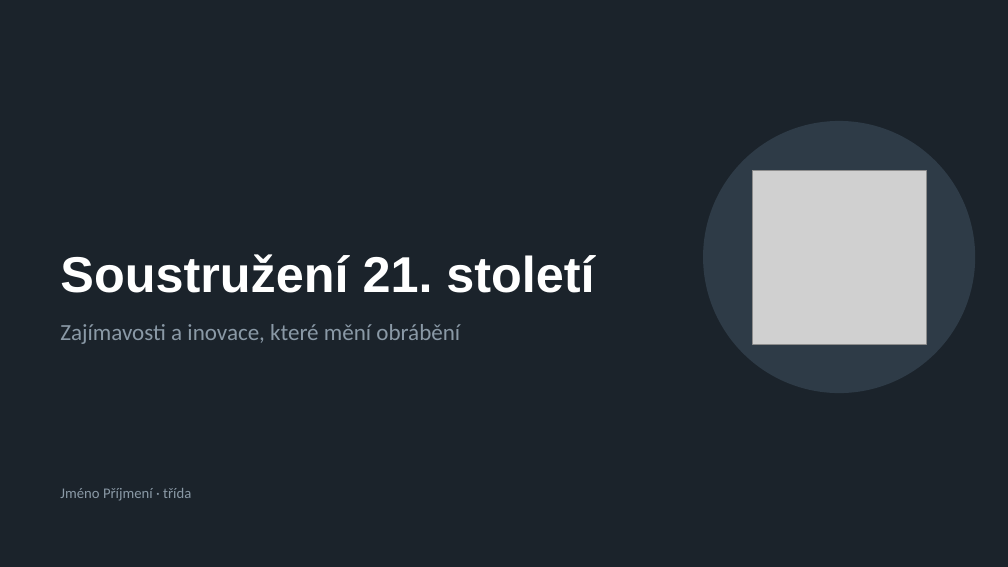
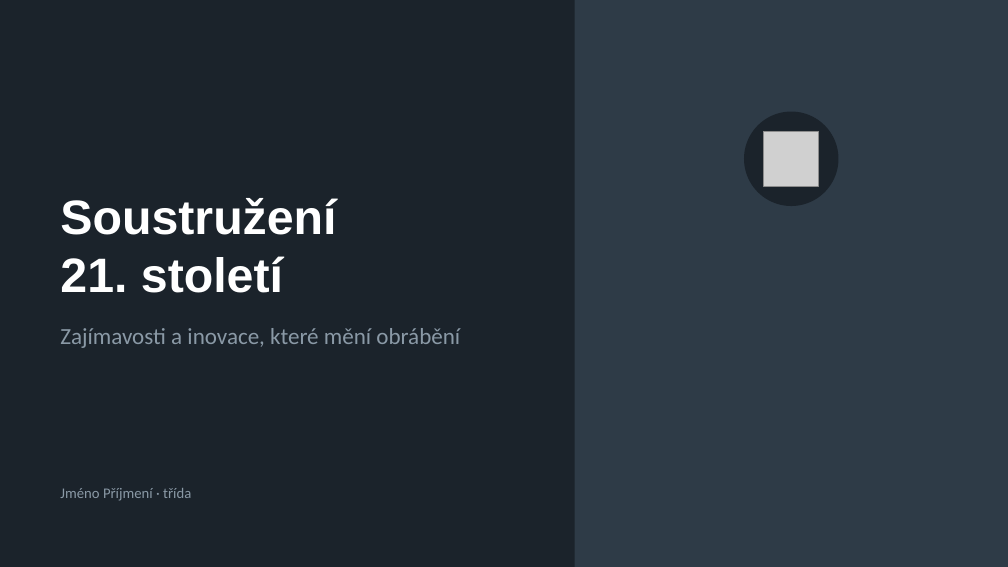
Before and after one commit to dodgeandroll/lol, a slide deck: slide 1 of Inovace_v_soustruzeni.pptx. Drawn at 1008x567 pixels with LibreOffice and Linux fonts; fonts in the diff are those of the drawing; grey boxes stand for pictures. Boxes give left, top, right and bottom in pixels: in the first picture for what was removed or moved away, otherwise in the second. Text is boxed around its words. In the diff, an @@ line names an element or a change of style, - is before the commit and + after.

```diff
--- a/Inovace_v_soustruzeni.pptx
+++ b/Inovace_v_soustruzeni.pptx
@@ rectangle: place and size @@
-rectangle at bbox=[703, 121, 975, 393]
+rectangle at bbox=[575, 0, 1008, 567]
@@ rectangle at bbox=[575, 0, 1008, 567]: ellipse to rectangle @@
@@ ellipse added at bbox=[744, 112, 839, 206], fill #1B232B @@
@@ title "Soustružení 21. století": place and size @@
-title "Soustružení 21. století" at bbox=[60, 254, 594, 293]
+title "Soustružení 21. století" at bbox=[60, 198, 336, 293]
@@ title "Soustružení 21. století" at bbox=[60, 198, 336, 293]: size 48 to 46 pt @@
@@ picture: place and size @@
-picture at bbox=[752, 170, 926, 344]
+picture at bbox=[764, 132, 818, 186]
@@ text "Zajímavosti a inovace, které mění ...": place and size @@
-text "Zajímavosti a inovace, které mění ..." at bbox=[60, 324, 460, 344]
+text "Zajímavosti a inovace, které mění ..." at bbox=[60, 328, 460, 348]
```
Also in this commit, not shown: 9 other slides changed.
